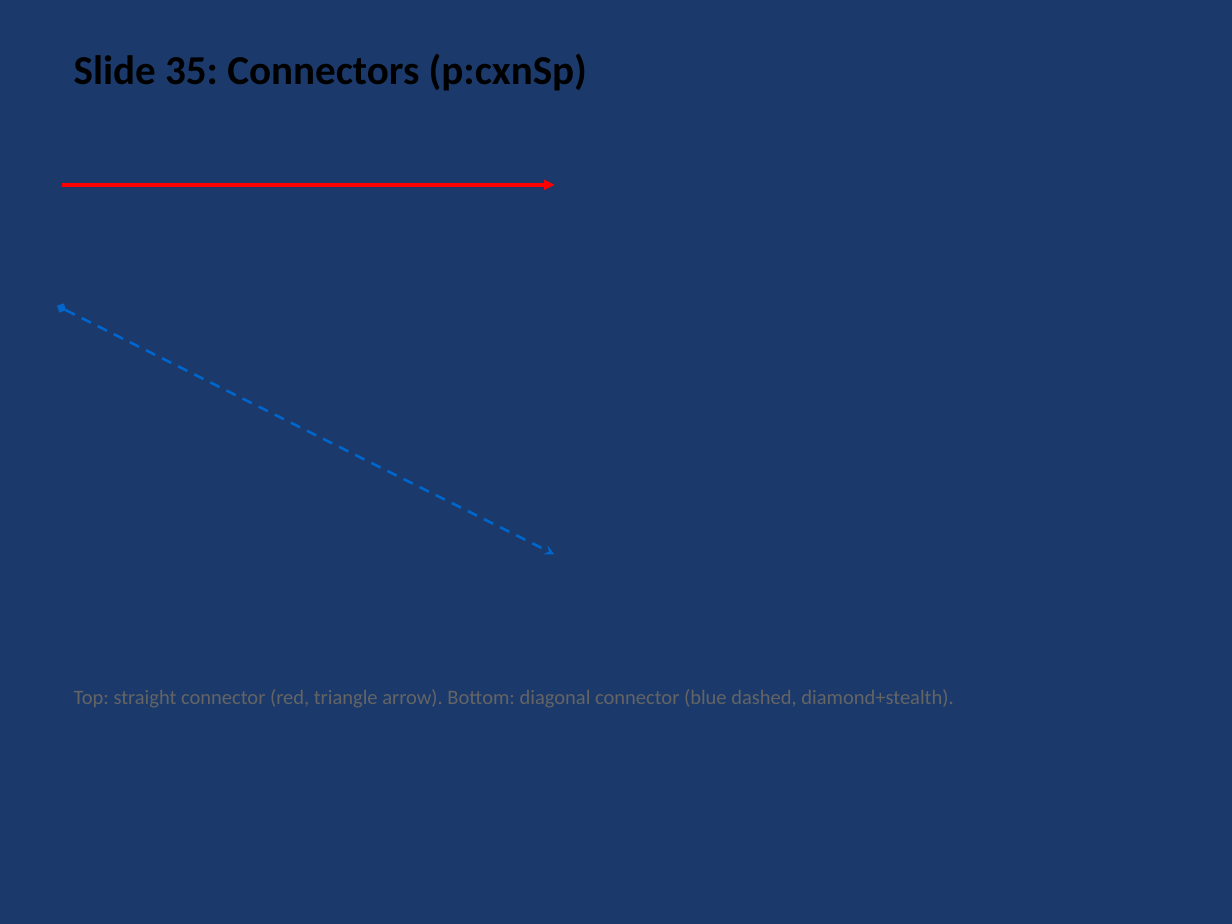
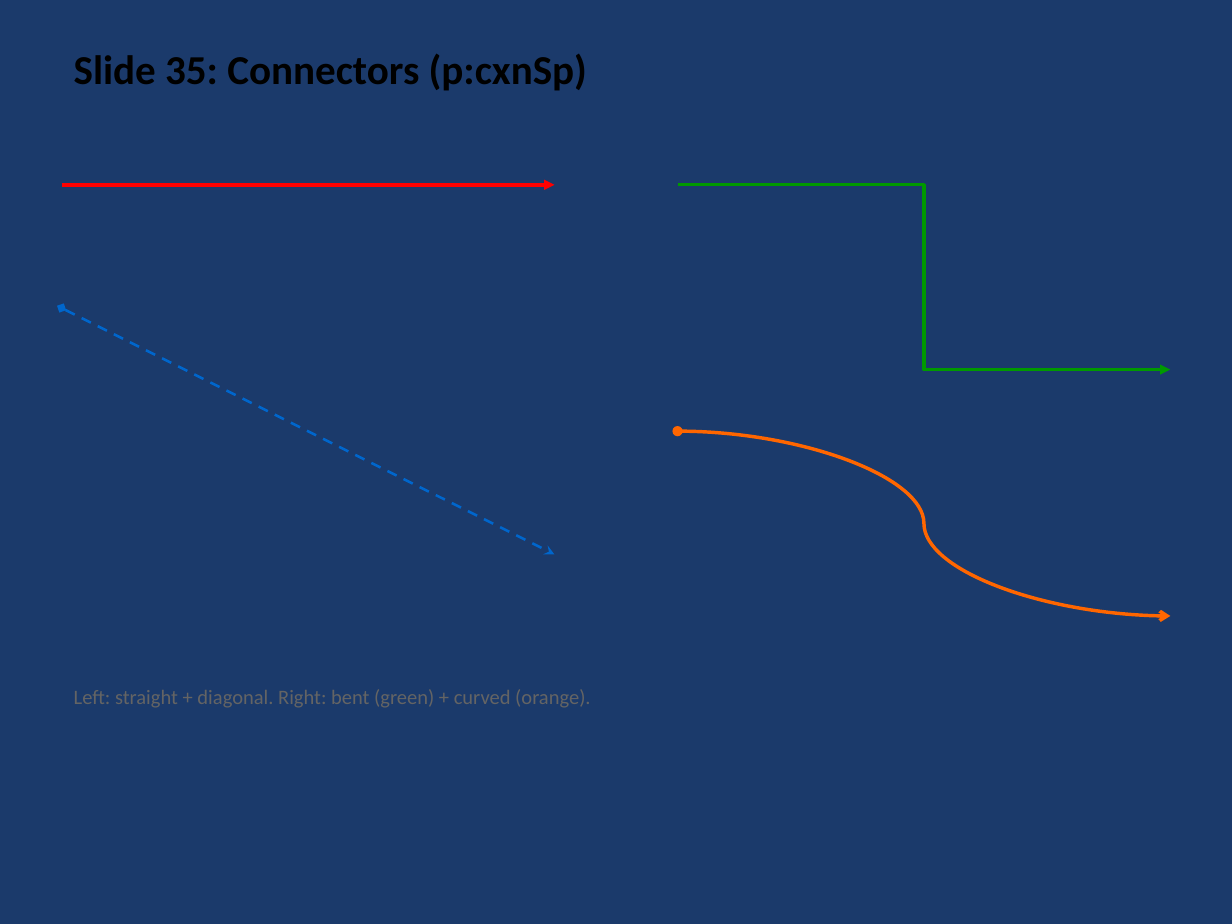
Before and after one commit to t-ujiie-g/pptx-svg, a slide deck: slide 35 of test_fixtures/test_features.pptx. Drawn at 1232x924 pixels with LibreOffice and Linux fonts; fonts in the diff are those of the drawing. Boxes give left, top, right and bottom in pixels: in the first picture for what was removed or moved away, otherwise in the second. Text is boxed around its words. In the diff, an @@ line names an element or a change of style, - is before the commit and + after.

```diff
--- a/test_fixtures/test_features.pptx
+++ b/test_fixtures/test_features.pptx
@@ elbow arrow added from (678, 185) to (1170, 370), #009900 2 pt @@
@@ curved double arrow added from (678, 431) to (1170, 616), #FF6600 2 pt @@
@@ text at (74, 689, 590, 707): text changed @@
-Top: straight connector (red, triangle arrow). Bottom: diagonal connector (blue dashed, diamond+stealth).
+Left: straight + diagonal. Right: bent (green) + curved (orange).
```
Also in this commit, not shown: 10 other files.
